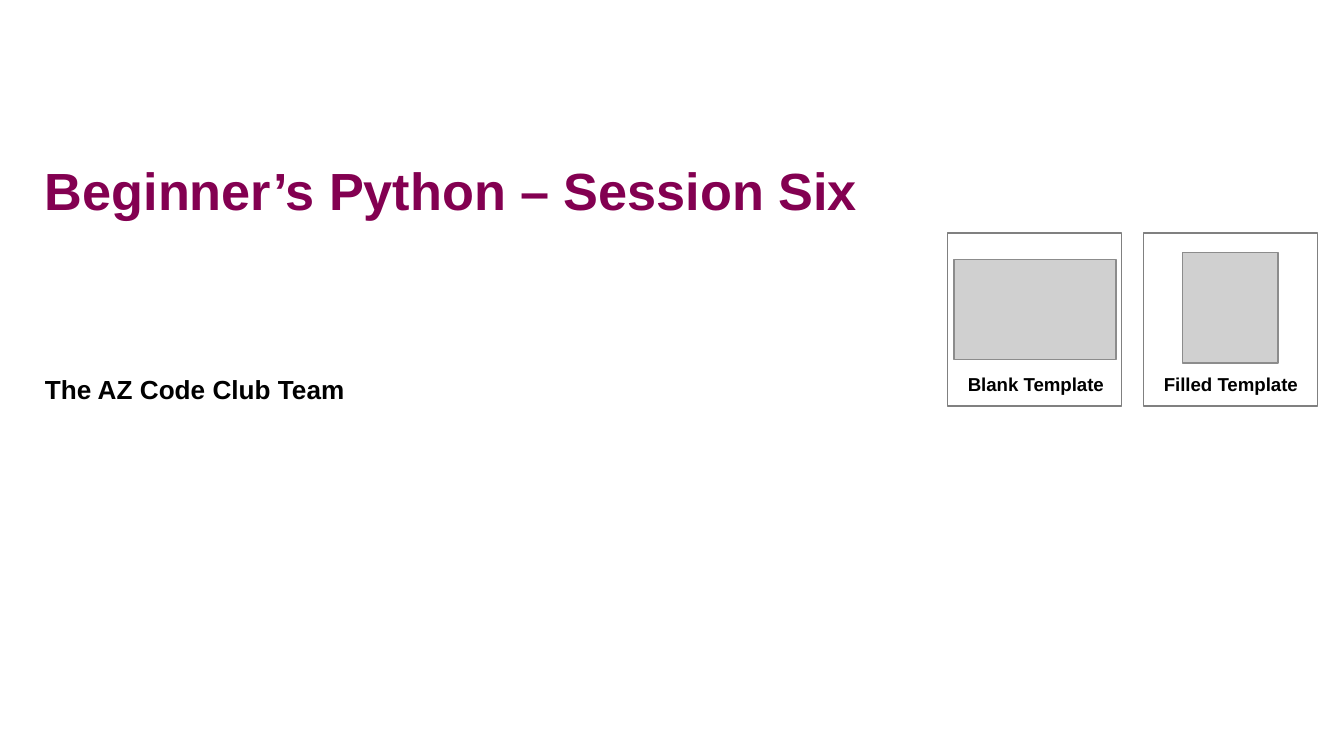
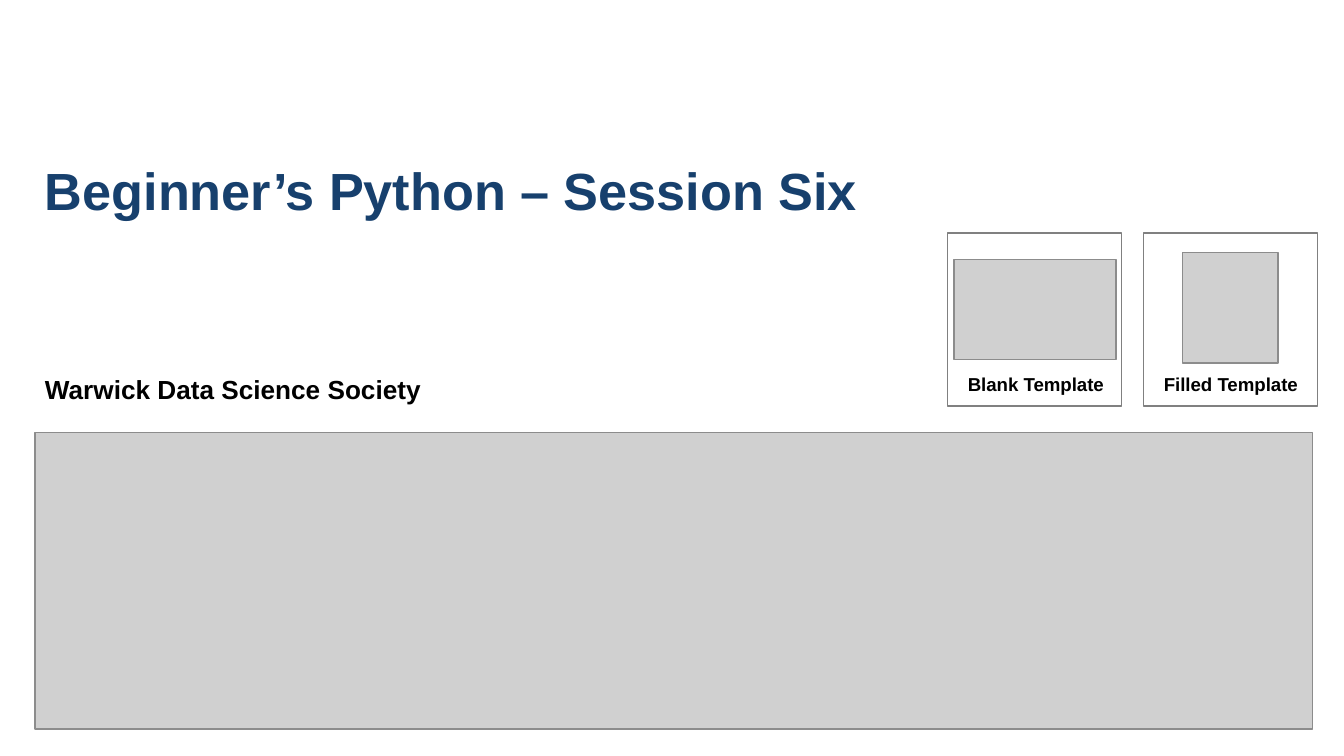
Before and after one commit to THargreaves/beginners-python, a slide deck: slide 1 of session_six/session_six_presentation.pptx. Drawn at 1344x756 pixels with LibreOffice and Linux fonts; fonts in the diff are those of the drawing; grey boxes stand for pictures; background and template pictures are left out. Boxes give left, top, right and bottom in pixels: in the first picture for what was removed or moved away, otherwise in the second. Text is boxed around its words. In the diff, an @@ line names an element or a change of style, - is before the commit and + after.

```diff
--- a/session_six/session_six_presentation.pptx
+++ b/session_six/session_six_presentation.pptx
@@ title "Beginner’s Python – Session Six" at bbox=[45, 172, 857, 220]: text colour #830051 to #17406D @@
@@ text at bbox=[45, 380, 421, 405]: text changed @@
-The AZ Code Club Team
+Warwick Data Science Society
@@ picture added at bbox=[35, 433, 1312, 730] @@
```
Also in this commit, not shown: 18 other slides changed, 5 other files.
